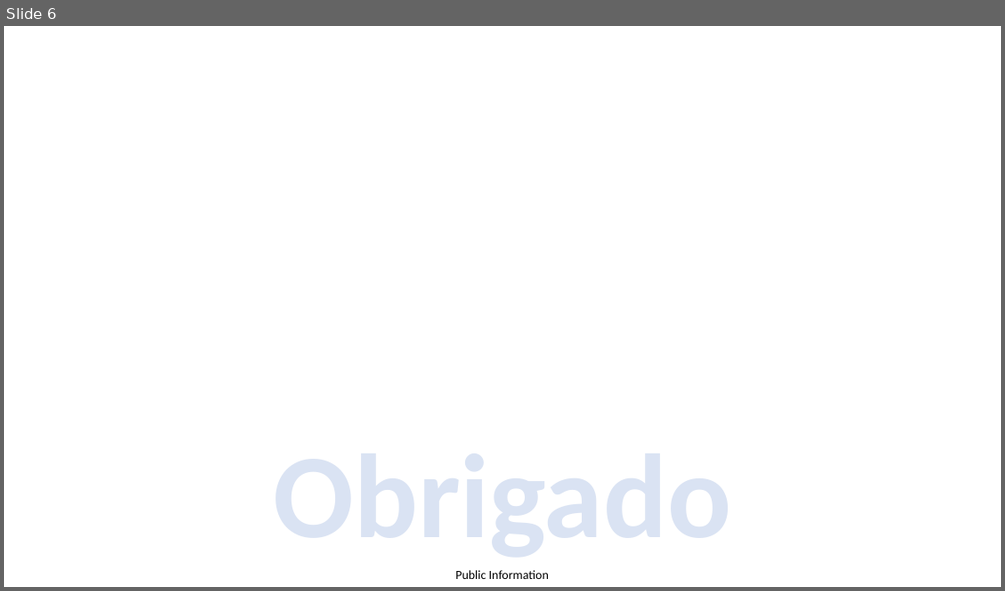
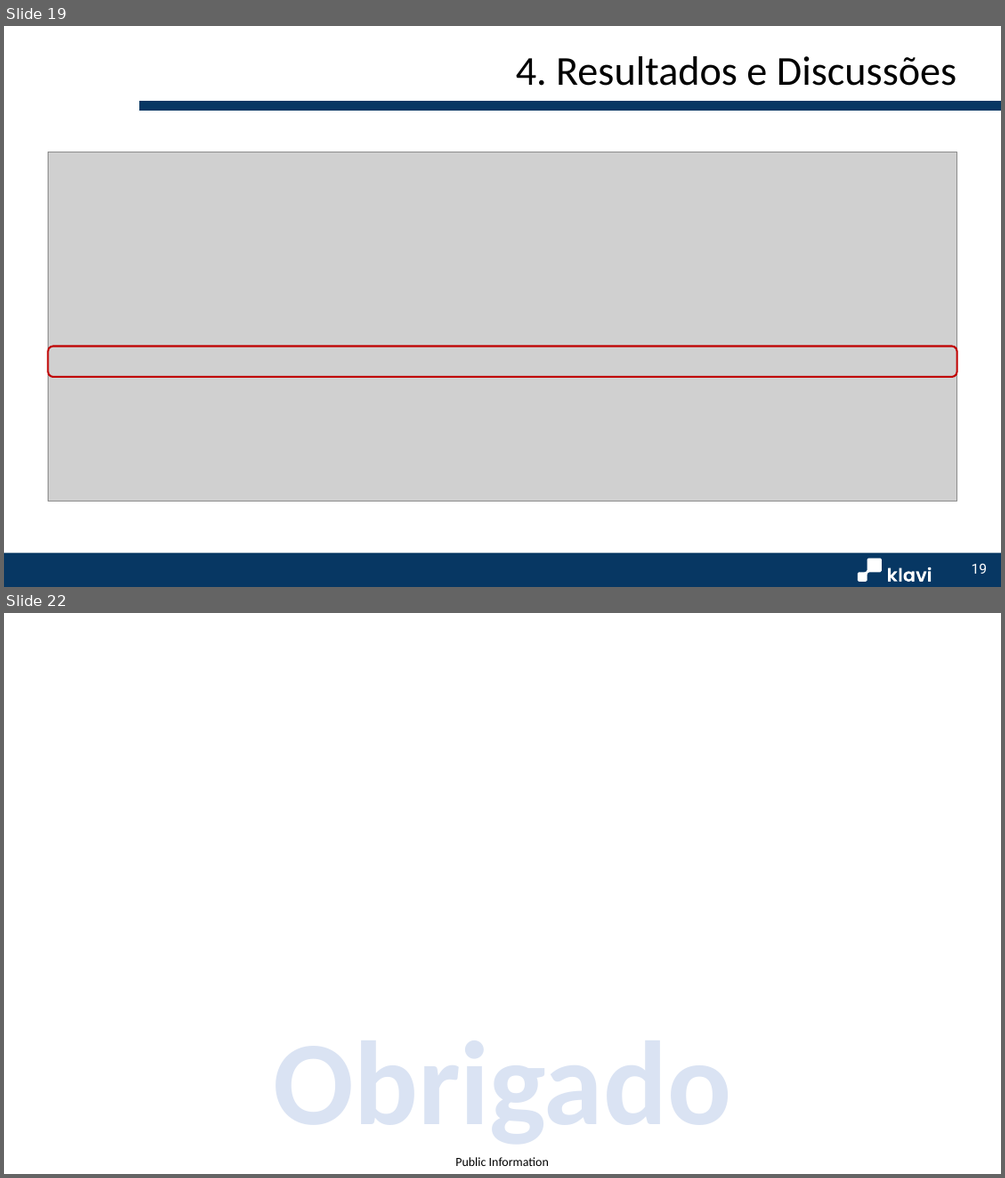
Before and after one commit to gabrielscatena/TCC_MBA_USP_2024, a slide deck: TemplateTCC_GabrielScatena.pptx. Shown one above the other, each under a label of ours: slide 6 before the commit, slides 19 and 22 after it; the slides between them are not shown. The pictures are 1005x591 and 1005x1178 pixels, drawn with LibreOffice and Linux fonts; fonts in the diff are those of the drawing; grey boxes stand for pictures; background and template pictures are left out. Boxes give left, top, right and bottom in pixels: in the first picture for what was removed or moved away, otherwise in the second. Text is boxed around its words. In the diff, an @@ line names an element or a change of style, - is before the commit and + after.

```diff
--- a/TemplateTCC_GabrielScatena.pptx
+++ b/TemplateTCC_GabrielScatena.pptx
@@ slide 19 added at (4,26,1001,587), background #FFFFFF @@
@@ title added at (516,56,956,86), 39.6 pt, text #000000 @@
+4. Resultados e Discussões
@@ rectangle added at (138,101,1001,111), fill #073763, outline #FFFFFF 0.75 pt @@
@@ picture added at (48,151,957,500) @@
@@ rounded rectangle added at (48,346,957,377), outline #C00000 1.75 pt @@
@@ rectangle added at (4,553,1001,587), fill #073763 @@
@@ group added at (858,557,931,581): 6 freeform shapes, 1 ellipse @@
@@ page number added at (971,563,987,573), 13.3 pt, text #FFFFFF @@
+19
@@ what was slide 6 is now slide 22 @@
```
Also in this commit, not shown: 20 other slides added, 3 slides removed.
